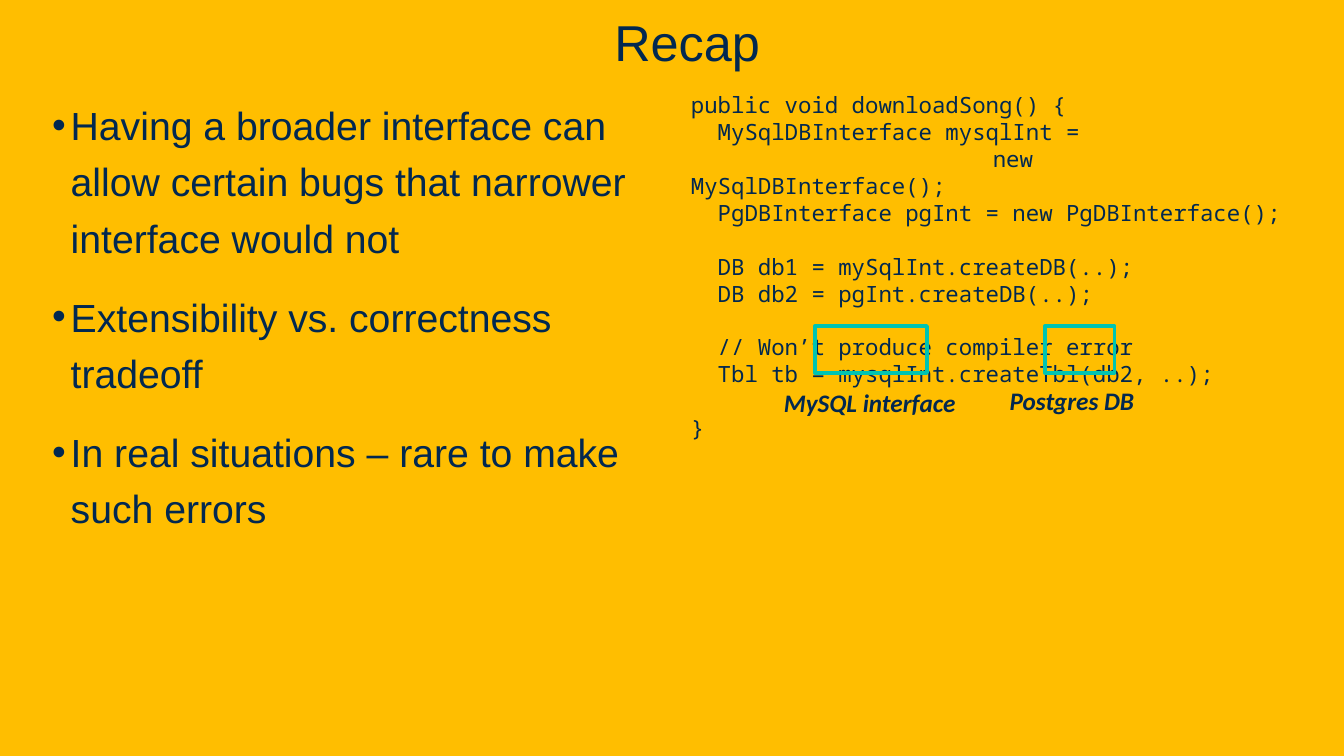
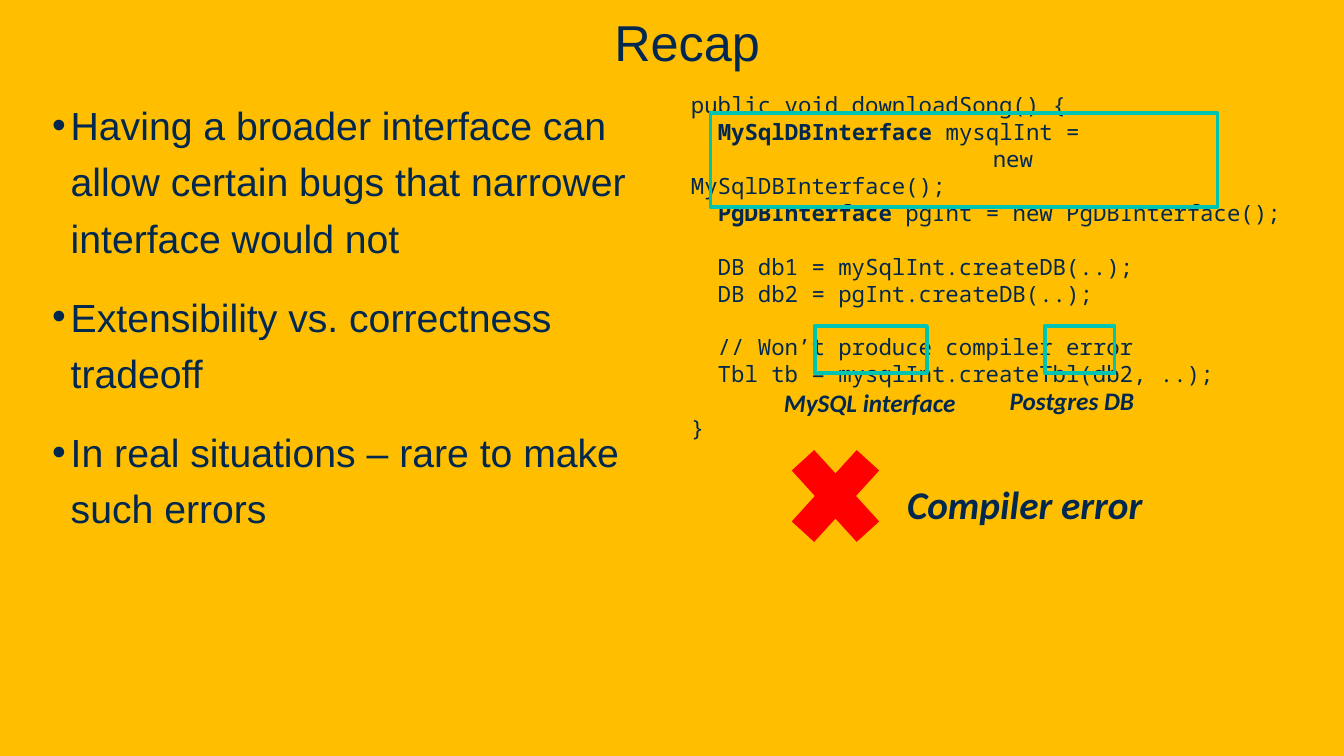
Before and after one commit to davsec-teaching/ecs160-f25, a slide deck: slide 39 of slides/2_oo_background.pptx (slide 38 before the commit). Drawn at 1344x756 pixels with LibreOffice and Linux fonts; fonts in the diff are those of the drawing; background and template pictures are left out. Boxes give left, top, right and bottom in pixels: in the first picture for what was removed or moved away, otherwise in the second. Text is boxed around its words. In the diff, an @@ line names an element or a change of style, - is before the commit and + after.

```diff
--- a/slides/2_oo_background.pptx
+++ b/slides/2_oo_background.pptx
@@ rectangle added at [711,113,1218,207], outline #00C4B2 2.5 pt @@
@@ text at [718,123,1280,227]: bold on in "MySqlDBInterface", "PgDBInterface" @@
@@ cross added at [774,429,897,564], fill #FF0000, outline #FF0000 1 pt @@
@@ text added at [907,491,1142,525], 28 pt, text #022850, bold, italic @@
+Compiler error
```
Also in this commit, not shown: 4 other slides changed, 1 slide added, 1 other file.
